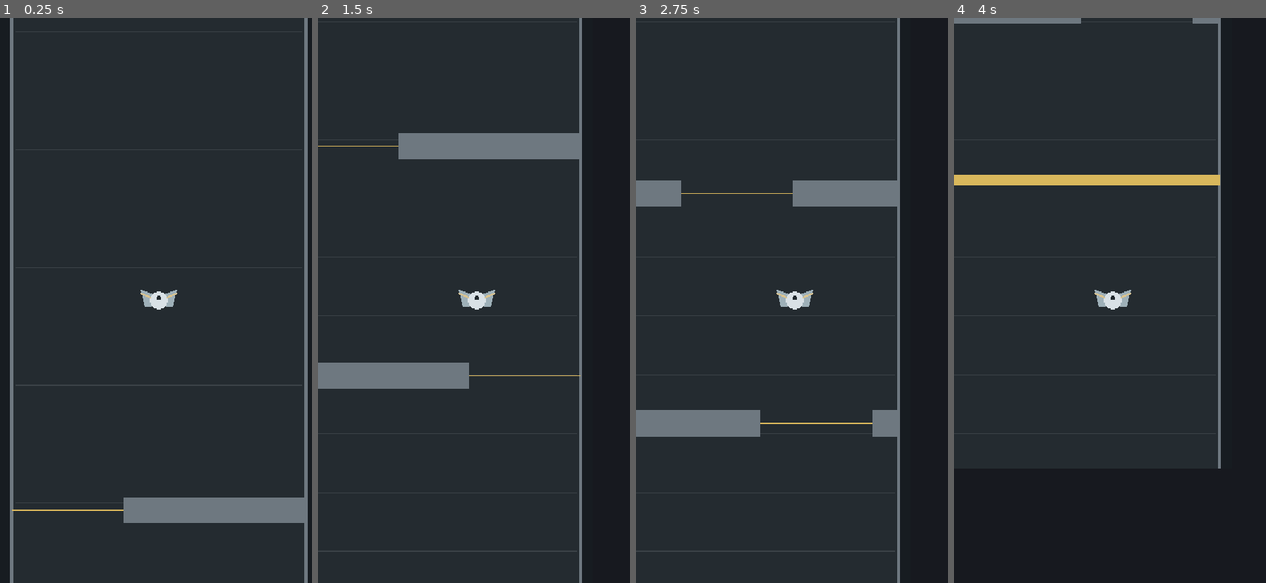
Above: before the commit, frames 1-4 (left to right).
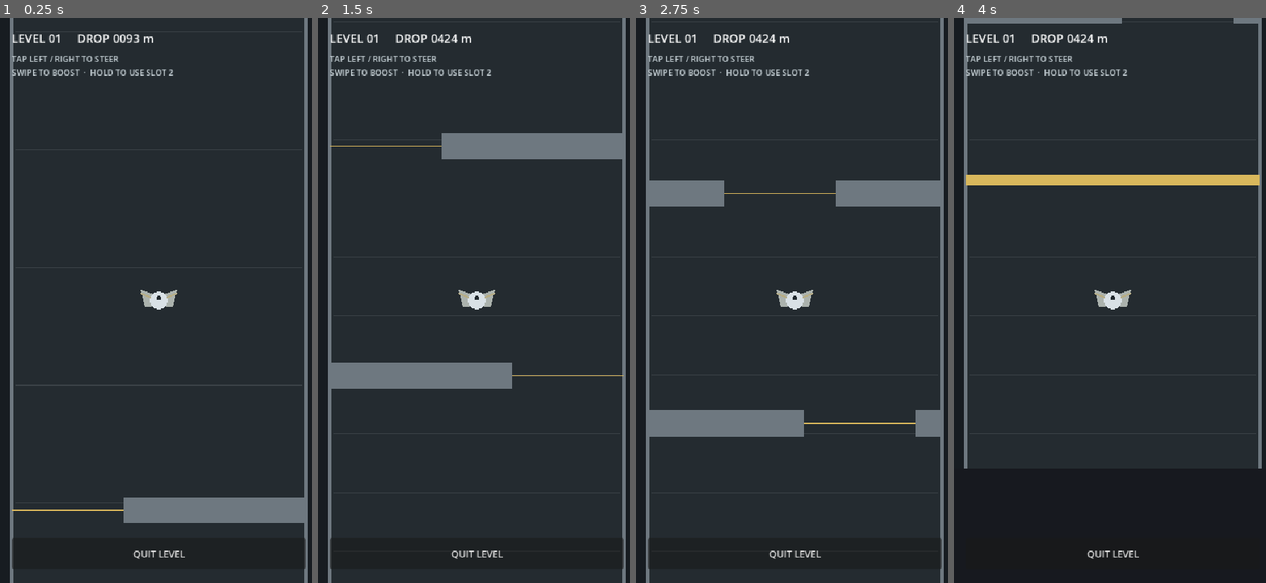
Above: after the commit, the same moments.

Repository: Appventurous-Studios/WingIt
Game: Godot game, scene res://scenes/flight.tscn
The game is run twice, just before and just after one commit, with the same random seed, the same clock (stepped at 60 frames per second) and the same inputs. This scene is started directly instead of the project's main scene.
Inputs (mouse positions are in pixels of both pictures, inside the frame that each line leads up to):
- Up to frame 1 (0.25 s): no input
- Up to frame 2 (1.5 s): move the mouse to (545, 272) at 0.52 s; click (545, 272) at 0.67 s; move the mouse to (414, 328) at 1.27 s; click (414, 328) at 1.42 s
- Up to frame 3 (2.75 s): move the mouse to (826, 176) at 2.02 s; click (826, 176) at 2.17 s
- Up to frame 4 (4 s): move the mouse to (1097, 413) at 2.77 s; click (1097, 413) at 2.92 s; move the mouse to (1206, 385) at 3.52 s; click (1206, 385) at 3.67 s

The runs differ from the first frame. In frame 1, 1.1% of the frame differs, in the area x 3-98%, y 2-98%; in frame 2, 6.4%; in frame 3, 7.9%, in the area x 0-99%, y 0-100%; in frame 4, 4.2%.
Error before the commit: Parse Error: Cannot find member "to_string" in base "StringName". (res://scripts/progress_store.gd:36)

Commit message:
Fix Godot 4 parser issues
Co-authored-by: Appventurous-Studios <231675215+Appventurous-Studios@users.noreply.github.com>

Diff:
--- a/scripts/flight_controller.gd
+++ b/scripts/flight_controller.gd
@@ -22,6 +22,7 @@
 
 
 func _ready() -> void:
+	player.control_screen_width = world_width
 	player.apply_wing_build(GameProgress.wing_build)
 	_build_hud()
 	queue_redraw()
--- a/scripts/main.gd
+++ b/scripts/main.gd
@@ -57,14 +57,14 @@
 		materials_card,
 		"Skin",
 		GameProgress.get_available_materials(WingMaterial.MaterialType.SKIN),
-		_draft_wing.skin_material.material_id.to_string(),
+		str(_draft_wing.skin_material.material_id),
 		Callable(self, "_on_skin_selected")
 	)
 	_add_selector_row(
 		materials_card,
 		"Structure",
 		GameProgress.get_available_materials(WingMaterial.MaterialType.STRUCTURE),
-		_draft_wing.structure_material.material_id.to_string(),
+		str(_draft_wing.structure_material.material_id),
 		Callable(self, "_on_structure_selected")
 	)
 
@@ -99,7 +99,7 @@
 			actions_card,
 			"Slot %d" % (slot_index + 1),
 			available_abilities,
-			current_ability.ability_id.to_string() if current_ability != null else "",
+			str(current_ability.ability_id) if current_ability != null else "",
 			Callable(self, "_on_action_selected").bind(slot_index)
 		)
 
--- a/scripts/player_controller.gd
+++ b/scripts/player_controller.gd
@@ -31,6 +31,7 @@
 var _glide_time_left := 0.0
 var _dash_time_left := 0.0
 var _dash_horizontal_speed := 0.0
+var _dexterity_multiplier := 1.0
 var _radius := 15.0
 
 
@@ -44,6 +45,10 @@
 	_equipped_actions.clear()
 	if wing_build != null:
 		_equipped_actions = wing_build.action_slots.duplicate()
+		var stats := wing_build.calculate_stats()
+		_dexterity_multiplier = clampf(0.8 + float(stats["dexterity"]) * 0.2, 0.75, 1.35)
+	else:
+		_dexterity_multiplier = 1.0
 	_cooldowns.resize(_equipped_actions.size())
 	for index in range(_cooldowns.size()):
 		_cooldowns[index] = 0.0
@@ -110,7 +115,7 @@
 		activate_action(1)
 	else:
 		_last_steer_direction = -1.0 if _input_start_position.x < control_screen_width * 0.5 else 1.0
-		velocity.x = _last_steer_direction * tap_horizontal_speed
+		velocity.x = _last_steer_direction * tap_horizontal_speed * _dexterity_multiplier
 
 
 func activate_action(slot_index: int) -> void:
@@ -140,8 +145,8 @@
 			velocity.y = maxf(min_fall_speed, velocity.y - ability.fall_speed_delta)
 		WingAbility.ActionType.FEATHER_DASH:
 			_dash_time_left = ability.duration
-			_dash_horizontal_speed = ability.horizontal_impulse
-			velocity.x = _last_steer_direction * ability.horizontal_impulse
+			_dash_horizontal_speed = ability.horizontal_impulse * _dexterity_multiplier
+			velocity.x = _last_steer_direction * _dash_horizontal_speed
 
 	action_used.emit(slot_index, ability)
 
--- a/scripts/progress_store.gd
+++ b/scripts/progress_store.gd
@@ -33,7 +33,7 @@
 	var available: Array[WingMaterial] = []
 	for material in material_catalog:
 		if material != null \
-		and owned_material_ids.has(material.material_id.to_string()) \
+		and owned_material_ids.has(str(material.material_id)) \
 		and material.material_type == material_type:
 			available.append(material)
 	return available
@@ -42,7 +42,7 @@
 func get_available_abilities() -> Array[WingAbility]:
 	var available: Array[WingAbility] = []
 	for ability in ability_catalog:
-		if ability != null and unlocked_ability_ids.has(ability.ability_id.to_string()):
+		if ability != null and unlocked_ability_ids.has(str(ability.ability_id)):
 			available.append(ability)
 	return available
 
@@ -67,15 +67,15 @@
 	var reward_name := ""
 
 	for material in material_catalog:
-		if material != null and not owned_material_ids.has(material.material_id.to_string()):
-			owned_material_ids.append(material.material_id.to_string())
+		if material != null and not owned_material_ids.has(str(material.material_id)):
+			owned_material_ids.append(str(material.material_id))
 			reward_name = material.display_name
 			break
 
 	if reward_name.is_empty():
 		for ability in ability_catalog:
-			if ability != null and not unlocked_ability_ids.has(ability.ability_id.to_string()):
-				unlocked_ability_ids.append(ability.ability_id.to_string())
+			if ability != null and not unlocked_ability_ids.has(str(ability.ability_id)):
+				unlocked_ability_ids.append(str(ability.ability_id))
 				reward_name = ability.display_name
 				break
 
@@ -111,10 +111,10 @@
 	if skins.is_empty() or structures.is_empty():
 		return
 	if wing_build.skin_material == null \
-	or not owned_material_ids.has(wing_build.skin_material.material_id.to_string()):
+	or not owned_material_ids.has(str(wing_build.skin_material.material_id)):
 		wing_build.skin_material = skins[0]
 	if wing_build.structure_material == null \
-	or not owned_material_ids.has(wing_build.structure_material.material_id.to_string()):
+	or not owned_material_ids.has(str(wing_build.structure_material.material_id)):
 		wing_build.structure_material = structures[0]
 
 	var available_abilities := get_available_abilities()
@@ -124,7 +124,7 @@
 		wing_build.action_slots.pop_back()
 	for index in range(wing_build.action_slots.size()):
 		var ability := wing_build.action_slots[index]
-		if ability == null or not unlocked_ability_ids.has(ability.ability_id.to_string()):
+		if ability == null or not unlocked_ability_ids.has(str(ability.ability_id)):
 			wing_build.action_slots[index] = available_abilities[index % available_abilities.size()] \
 				if not available_abilities.is_empty() else null
 
@@ -171,11 +171,11 @@
 	config.set_value("wing", "size", wing_build.size)
 	config.set_value("wing", "accent_color", wing_build.accent_color)
 	config.set_value("wing", "upgrade_level", wing_build.upgrade_level)
-	config.set_value("wing", "skin_material", wing_build.skin_material.material_id.to_string())
-	config.set_value("wing", "structure_material", wing_build.structure_material.material_id.to_string())
+	config.set_value("wing", "skin_material", str(wing_build.skin_material.material_id))
+	config.set_value("wing", "structure_material", str(wing_build.structure_material.material_id))
 	var action_ids: Array[String] = []
 	for ability in wing_build.action_slots:
-		action_ids.append(ability.ability_id.to_string() if ability != null else "")
+		action_ids.append(str(ability.ability_id) if ability != null else "")
 	config.set_value("wing", "action_slots", action_ids)
 	config.save(SAVE_PATH)
 
--- a/scripts/wing_build.gd
+++ b/scripts/wing_build.gd
@@ -30,7 +30,8 @@
 
 	var surface_area := maxf(0.1, span * size)
 	var mass := surface_area * (skin_weight + structure_weight)
-	var thrust := surface_area * structure_thrust * (1.0 + upgrade_level * 0.06)
+	var thrust := surface_area * (structure_thrust * 0.8 + skin_thrust * 0.2) \
+		* (1.0 + upgrade_level * 0.06)
 	var dexterity := 1.0 / maxf(0.25, size * (0.55 + mass * 0.45))
 	var cooldown_multiplier := clampf(0.55 + size * 0.45 + mass * 0.25, 0.65, 2.5)
 	var score := roundi(
Not shown, added: scripts/flight_controller.gd.uid
Not shown, added: scripts/main.gd.uid
Not shown, added: scripts/player_controller.gd.uid
Not shown, added: scripts/progress_store.gd.uid
Not shown, added: scripts/wing_ability.gd.uid
Not shown, added: scripts/wing_build.gd.uid
Not shown, added: scripts/wing_material.gd.uid
Not shown, added: scripts/wing_preview.gd.uid
